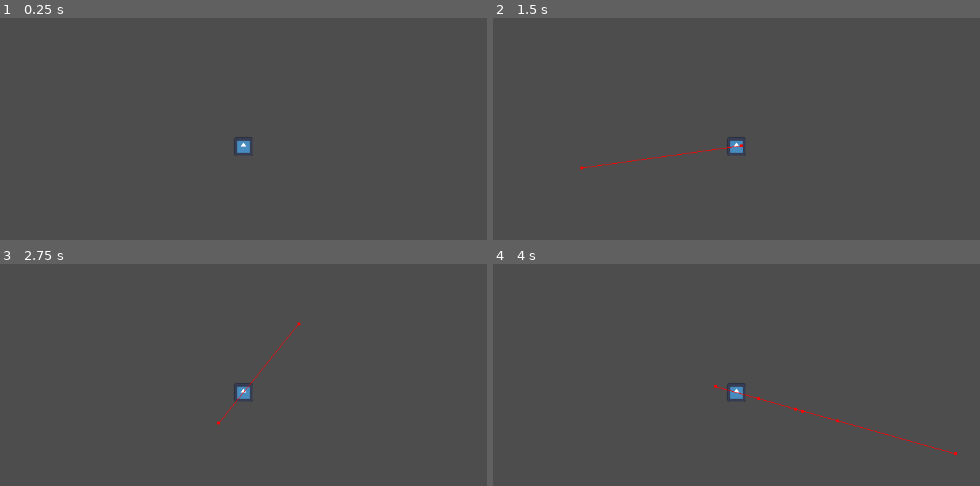
Above: before the commit, frames 1-4 (two rows, left to right).
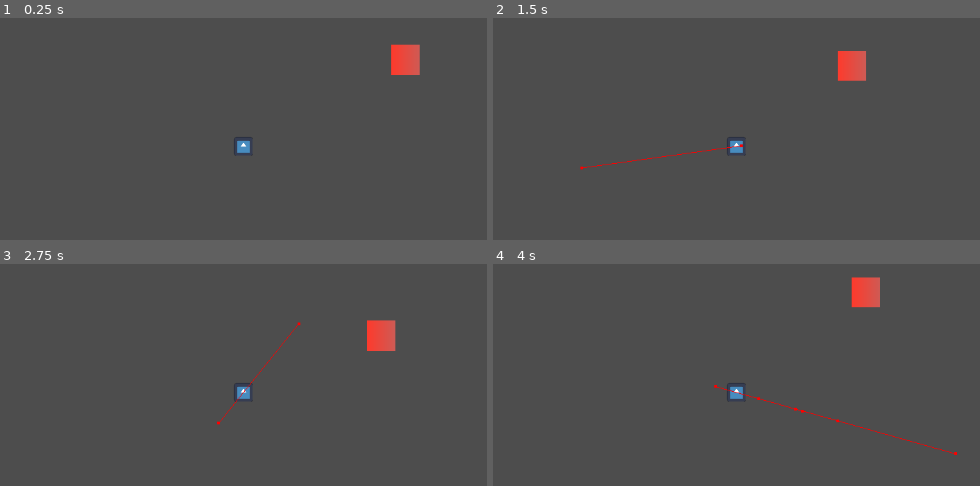
Above: after the commit, the same moments.

Repository: foohines/godot-4.5-navigation-bug
Game: Godot game, scene res://main.tscn
Two runs of this game, one before a commit and one after it. Both use one fixed random seed, a clock stepped at 60 frames per second and the inputs below. The engine's default icon, where the game draws it, is replaced by a stand-in: a white triangle on a blue panel in a dark square.
Inputs (mouse positions are in pixels of both pictures, inside the frame that each line leads up to):
- Up to frame 1 (0.25 s): no input
- Up to frame 2 (1.5 s): tap Enter at 0.5 s; move the mouse to (911, 124) at 0.52 s; click (911, 124) at 0.67 s; move the mouse to (575, 168) at 1.27 s; click (575, 168) at 1.42 s
- Up to frame 3 (2.75 s): move the mouse to (321, 292) at 2.02 s; click (321, 292) at 2.17 s
- Up to frame 4 (4 s): move the mouse to (697, 481) at 2.77 s; click (697, 481) at 2.92 s; move the mouse to (975, 459) at 3.52 s; click (975, 459) at 3.67 s

The runs differ from the first frame. In frame 1, 0.8% of the frame differs, in the area x 80-87%, y 11-26%; in frame 2, 0.8%; in frame 3, 0.8%; in frame 4, 0.8%.

Commit message:
add target sprite

Diff:
--- a/main.tscn
+++ b/main.tscn
@@ -10,6 +10,12 @@
 outlines = Array[PackedVector2Array]([PackedVector2Array(-2050, -2051, 2570, -2061, 2560, 2569, -2059, 2579)])
 source_geometry_mode = 2
 source_geometry_group_name = &"navigation-obstacle"
+
+[sub_resource type="Gradient" id="Gradient_h2yge"]
+colors = PackedColorArray(0.9999681, 0.22960293, 0.17424399, 1, 0.8109796, 0.35946423, 0.33521026, 1)
+
+[sub_resource type="GradientTexture1D" id="GradientTexture1D_1bvp3"]
+gradient = SubResource("Gradient_h2yge")
 
 [node name="Main" type="Node2D"]
 script = ExtResource("1_0xm2m")
@@ -41,3 +47,8 @@
 [node name="CollisionPolygon2D" type="CollisionPolygon2D" parent="StaticBody2D2"]
 position = Vector2(636, 155.5)
 polygon = PackedVector2Array(-119, -19.5, 119, -19.5, 119, 111, 61, 111, 61, 110.5, 117, 110.5, 117, -17.5, -117, -17.5, -117, 110.5, -60, 110.5, -60, 111, -119, 111)
+
+[node name="Sprite2D" type="Sprite2D" parent="."]
+position = Vector2(353, 201)
+scale = Vector2(0.16015624, 43.500004)
+texture = SubResource("GradientTexture1D_1bvp3")
Not shown: 1 places in main.tscn that only renumber resources
